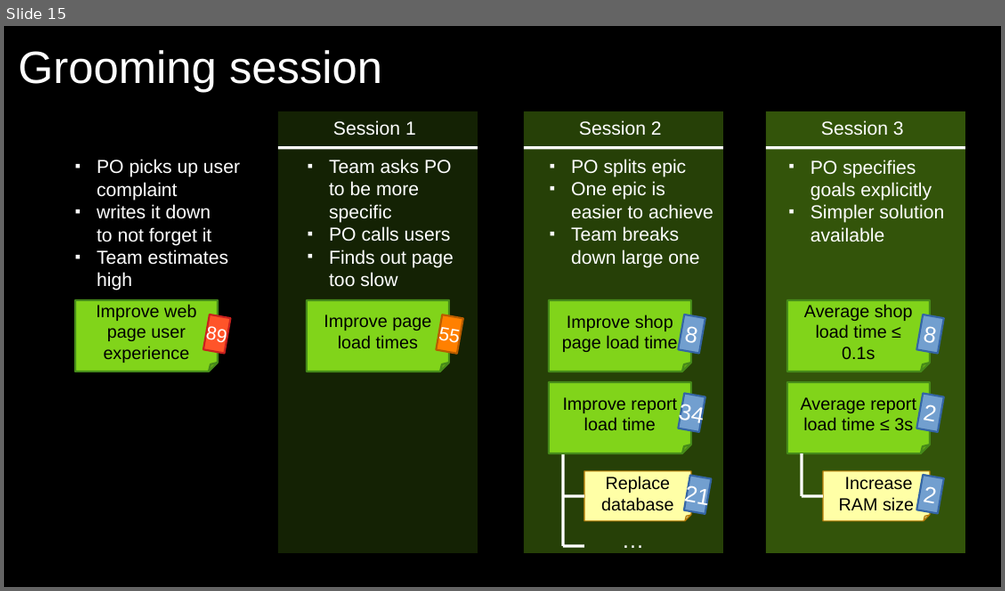
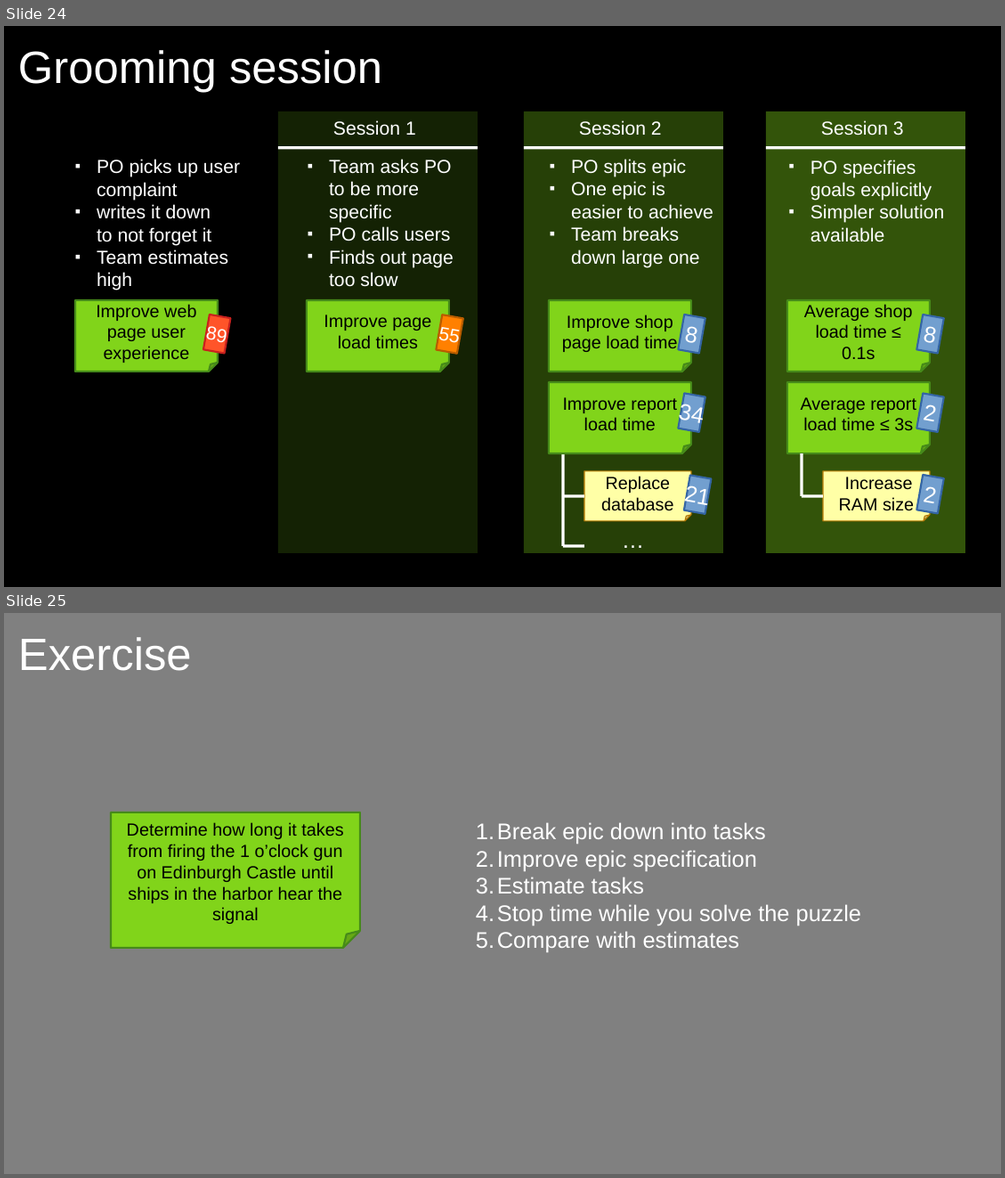
Before and after one commit to exasol/tutorials, a slide deck: estimating/estimating.odp. Shown one above the other, each under a label of ours: slide 15 before the commit, slides 24 and 25 after it. The pictures are 1005x591 and 1005x1178 pixels, drawn with LibreOffice and Linux fonts; fonts in the diff are those of the drawing. Boxes give left, top, right and bottom in pixels: in the first picture for what was removed or moved away, otherwise in the second. Text is boxed around its words. In the diff, an @@ line names an element or a change of style, - is before the commit and + after.

```diff
--- a/estimating/estimating.odp
+++ b/estimating/estimating.odp
@@ slide 25 added at (4,613,1001,1174), background #808080 @@
@@ title added at (18,637,192,671), 36 pt, text #FFFFFF @@
+Exercise
@@ folded corner added at (111,812,360,948), fill #81D41A, outline #468A1A 1.5 pt, 14 pt, text #000000 @@
+Determine how long it takes from firing the 1 o’clock gun on Edinburgh Castle until ships in the harbor hear the signal
@@ text added at (497,822,861,952), 18 pt, text #FFFFFF @@
+1. Break epic down into tasks
+2. Improve epic specification
+3. Estimate tasks
+4. Stop time while you solve the puzzle
+5. Compare with estimates
@@ what was slide 15 is now slide 24 @@
```
Also in this commit, not shown: 2 slides changed, 15 other slides added.
